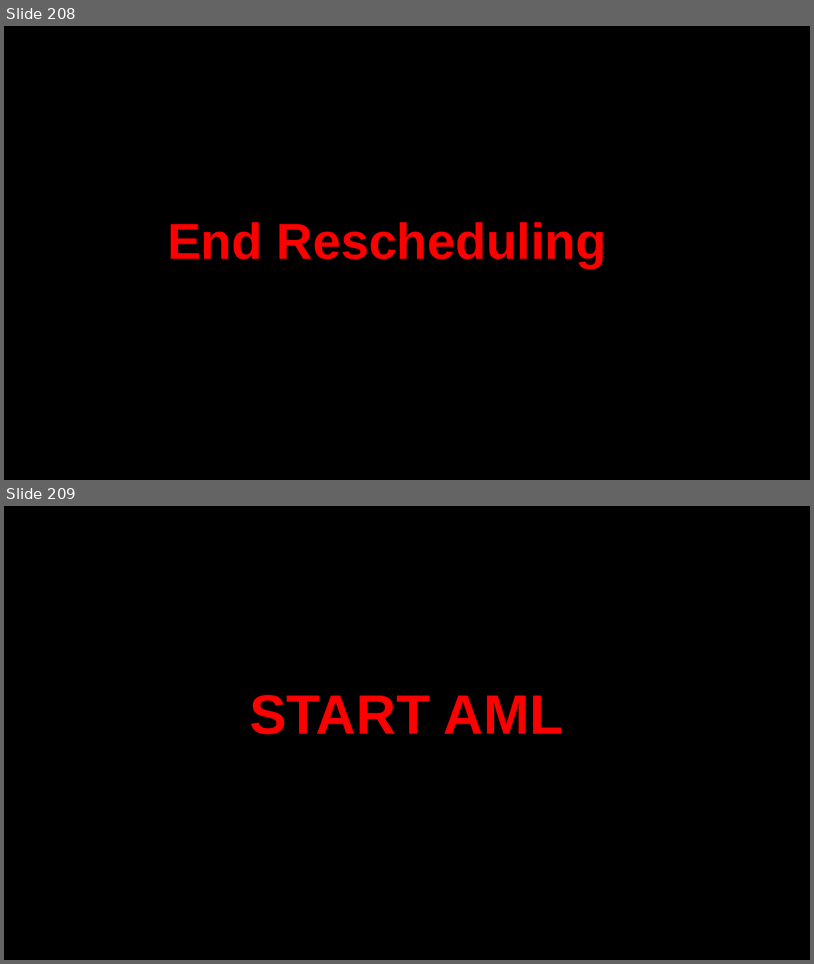
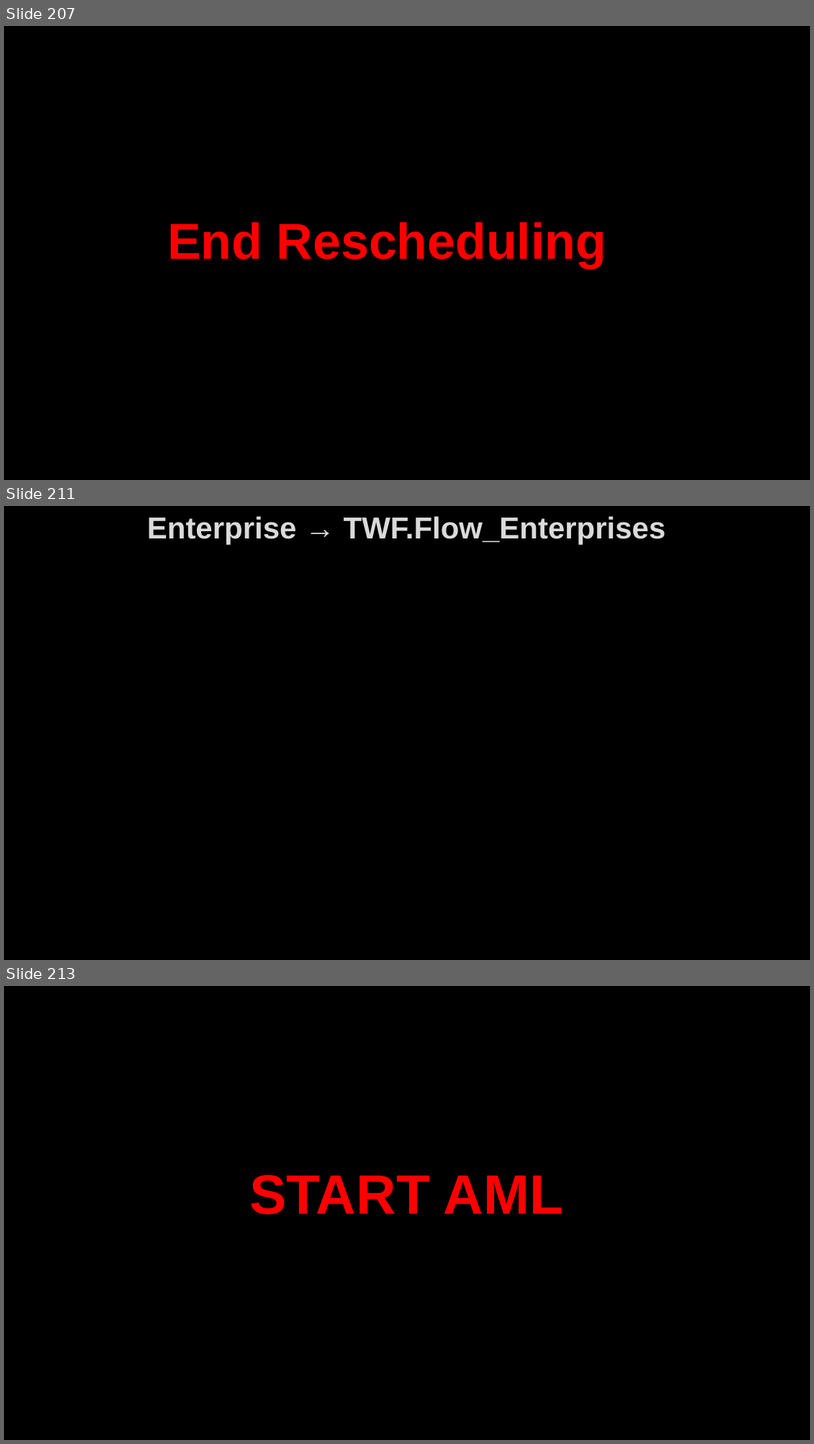
Before and after one commit to AhmedMohamedSamir1/Summary, a slide deck: Dot Net/Business.pptx. Shown one above the other, each under a label of ours: slides 208 and 209 before the commit, slides 207, 211 and 213 after it; the slides between them are not shown. The pictures are 814x964 and 814x1444 pixels, drawn with LibreOffice and Linux fonts; fonts in the diff are those of the drawing; background and template pictures are left out. Boxes give left, top, right and bottom in pixels: in the first picture for what was removed or moved away, otherwise in the second. Text is boxed around its words. In the diff, an @@ line names an element or a change of style, - is before the commit and + after.

```diff
--- a/Dot Net/Business.pptx
+++ b/Dot Net/Business.pptx
@@ slide 211 added at <box>4,506,810,960</box>, background picture (left out) @@
@@ title added at <box>147,516,666,545</box>, 36 pt, text #DADADA, bold @@
+Enterprise → TWF.Flow_Enterprises
@@ what was slide 208 is now slide 207 @@
@@ what was slide 209 is now slide 213 @@
```
Also in this commit, not shown: 1 slide changed, 3 other slides added, 5 other files.
